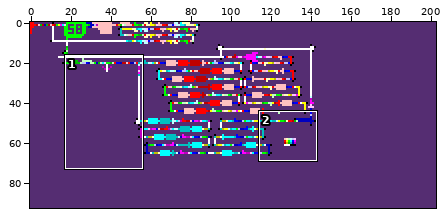
Edited in one commit: sprite sheet (2021/day16/part2.gif). The first picture is a wide view before the edit; the outline marks the close-up.
Close-up. The starting point:
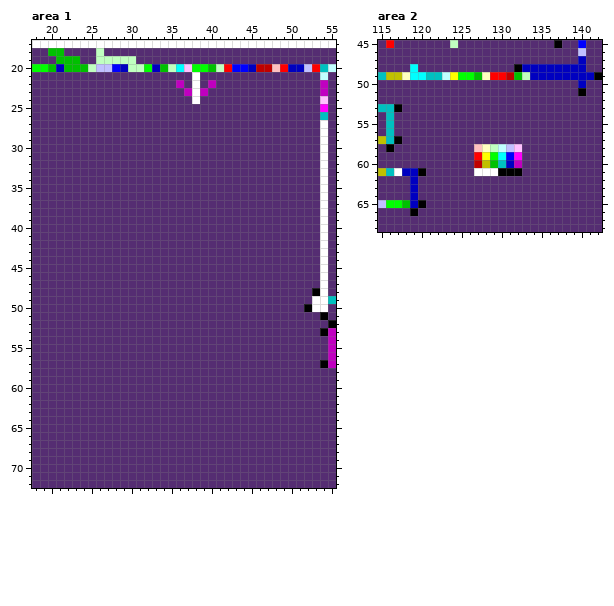
The file is 203x93 pixels. Shown: area 1: x 18..55, y 17..72; area 2: x 115..142, y 45..68.
The same view after the edit:
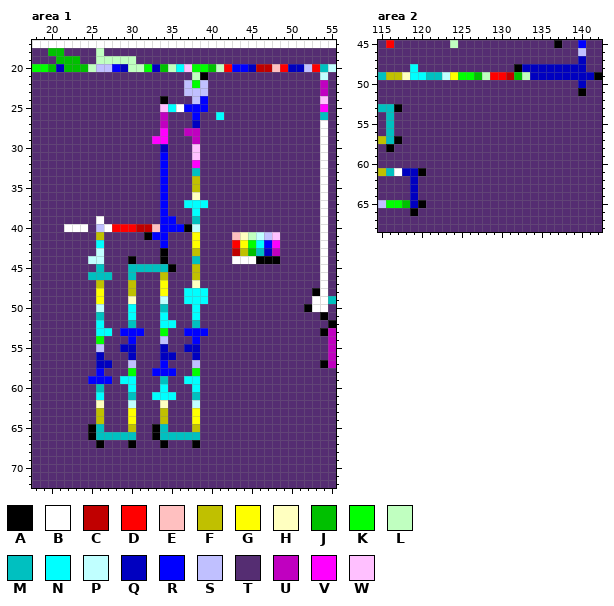
Palette (. is transparent): A #000000  B #ffffff  C #c00000  D #ff0000  E #ffc0c0  F #c0c000  G #ffff00  H #ffffc0  J #00c000  K #00ff00  L #c0ffc0  M #00c0c0  N #00ffff  P #c0ffff  Q #0000c0  R #0000ff  S #c0c0ff  T #552d72  U #c000c0  V #ff00ff  W #ffc0ff
The edit:
Area 1:
y 21: x 38..39 BT -> LA
y 22: x 36..40 UTBTU -> TSKST
y 23: x 37..39 UBU -> SSS
y 24: x 34 T -> A; x 38..39 BT -> SR
y 25: x 34..39 TTTTTT -> WNBRRR
y 26: x 34 T -> U; x 38 T -> R; x 41 T -> N
y 27: x 34 T -> U; x 38 T -> Q
y 28: x 34 T -> V; x 37..38 TT -> UU
y 29: x 33..34 TT -> VV; x 38 T -> U
y 30: x 34 T -> Q; x 38 T -> W
y 31: x 34 T -> R; x 38 T -> W
y 32: x 34 T -> R; x 38 T -> V
y 33: x 34 T -> R; x 38 T -> M
y 34..35: x 34 T -> R; x 38 T -> F
y 36: x 34 T -> R; x 38 T -> H
y 37: x 34 T -> R; x 37..39 TTT -> NNN
y 38: x 34 T -> R; x 38 T -> N
y 39: x 26 T -> B; x 34..35 TT -> RR; x 38 T -> M
y 40: x 22..24 TTT -> BBB; x 26..38 TTTTTTTTTTTTT -> SBDDDCCERRRAP
y 41: x 26 T -> F; x 32..34 TTT -> ARR; x 38 T -> G; x 43..48 TTTTTT -> EHLPSW
y 42: x 26 T -> N; x 34 T -> R; x 38 T -> G; x 43..48 TTTTTT -> DGKNRV
y 43: x 26 T -> P; x 34 T -> A; x 38 T -> F; x 43..48 TTTTTT -> CFJMQU
y 44: x 25..26 TT -> PP; x 30 T -> A; x 34 T -> A; x 38 T -> M; x 43..48 TTTTTT -> BBBAAA
y 45: x 26 T -> M; x 30..35 TTTTTT -> MMMMMA; x 38 T -> F
y 46: x 25..27 TTT -> MMM; x 30 T -> M; x 34 T -> F; x 38 T -> F
y 47: x 26 T -> F; x 30 T -> F; x 34 T -> G; x 38 T -> H
y 48: x 26 T -> G; x 30 T -> F; x 34 T -> G; x 37..39 TTT -> NNN
y 49: x 26 T -> G; x 30 T -> H; x 34 T -> P; x 37..39 TTT -> NNN
y 50: x 26 T -> P; x 30 T -> N; x 34 T -> M; x 38 T -> N
y 51: x 26 T -> M; x 30 T -> N; x 34 T -> N; x 38 T -> N
y 52: x 26 T -> N; x 30 T -> M; x 34..35 TT -> NN; x 38 T -> M
y 53: x 26..27 TT -> NN; x 29..31 TTT -> RRR; x 34 T -> K; x 37..39 TTT -> RRR
y 54: x 26 T -> K; x 30 T -> R; x 34 T -> S; x 38 T -> R
y 55: x 26 T -> S; x 29..30 TT -> QQ; x 34 T -> Q; x 37..38 TT -> QQ
y 56: x 26 T -> Q; x 30 T -> Q; x 34..35 TT -> QQ; x 38 T -> Q
y 57: x 26..27 TT -> QQ; x 30 T -> S; x 34 T -> R; x 38 T -> S
y 58: x 26 T -> R; x 30 T -> K; x 33..35 TTT -> RRR; x 38 T -> K
y 59: x 25..27 TTT -> RRR; x 29..30 TT -> NN; x 34 T -> M; x 37..38 TT -> NN
y 60: x 26 T -> M; x 30 T -> N; x 34 T -> N; x 38 T -> N
y 61: x 26 T -> N; x 30 T -> M; x 33..35 TTT -> NNN; x 38 T -> M
y 62: x 26 T -> H; x 30 T -> P; x 34 T -> H; x 38 T -> P
y 63..64: x 26 T -> F; x 30 T -> G; x 34 T -> F; x 38 T -> G
y 65: x 25..26 TT -> AM; x 30 T -> F; x 33..34 TT -> AM; x 38 T -> F
y 66: x 25..30 TTTTTT -> AMMMMM; x 33..38 TTTTTT -> AMMMMM
y 67: x 26 T -> A; x 30 T -> A; x 34 T -> A; x 38 T -> A
Area 2:
y 49: x 128 H -> L
y 58: x 127..132 EHLPSW -> TTTTTT
y 59: x 127..132 DGKNRV -> TTTTTT
y 60: x 127..132 CFJMQU -> TTTTTT
y 61: x 127..132 BBBAAA -> TTTTTT
Boxes around the changes in both close-ups, in picture pixels (x1, y1, x2, y2):
changed: (64, 72, 280, 448)
changed: (482, 72, 490, 80)
changed: (474, 144, 522, 176)
